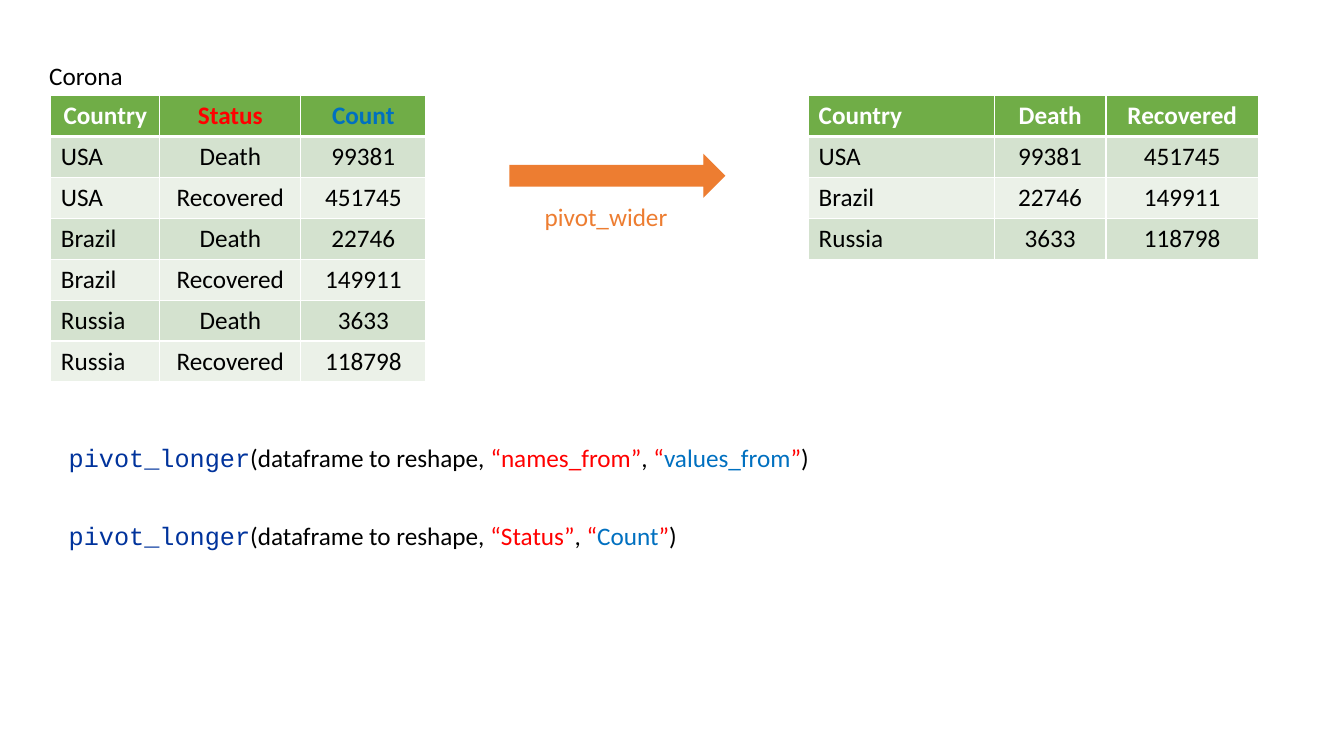
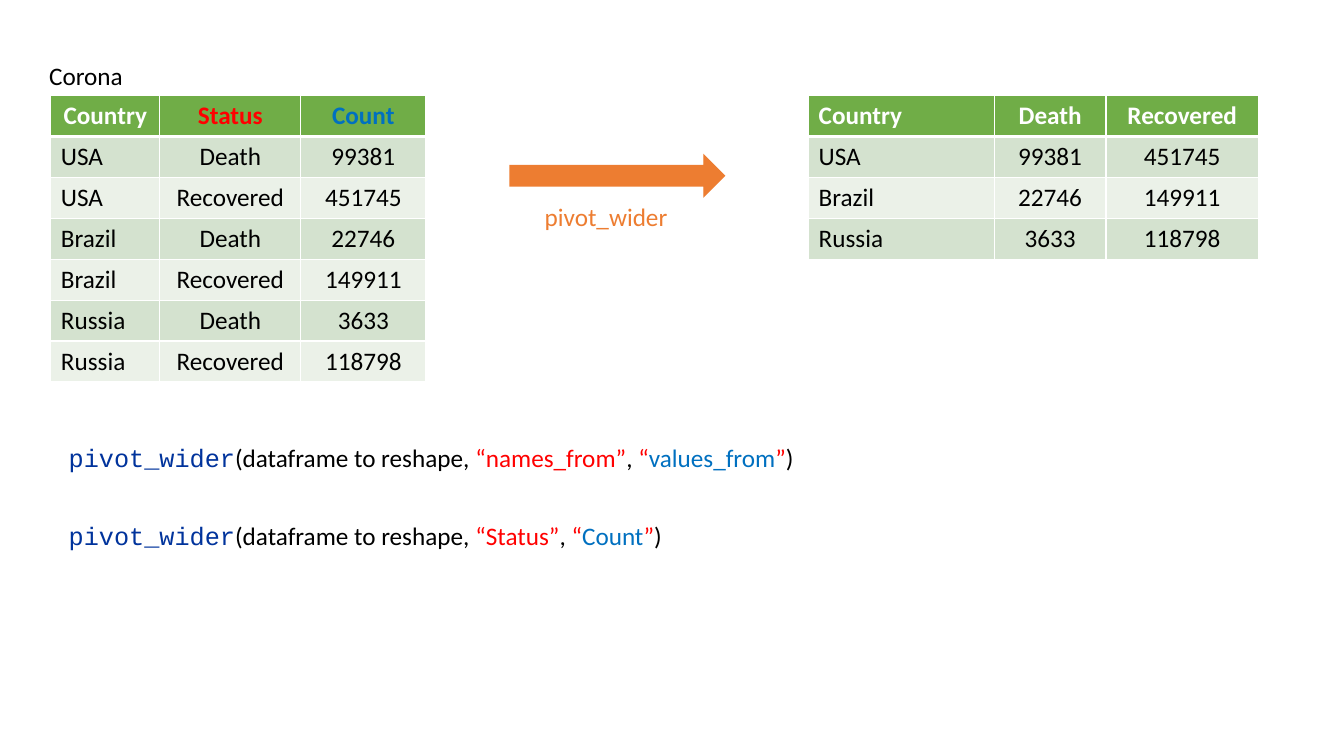
Before and after one commit to statisticsmart/Rprogramming, a slide deck: slide 9 of public/slides/tidyr.pptx. Drawn at 1344x756 pixels with LibreOffice and Linux fonts; fonts in the diff are those of the drawing. Boxes give left, top, right and bottom in pixels: in the first picture for what was removed or moved away, otherwise in the second. Text is boxed around its words. In the diff, an @@ line names an element or a change of style, - is before the commit and + after.

Commit message:
correction_pivot_wider

```diff
--- a/public/slides/tidyr.pptx
+++ b/public/slides/tidyr.pptx
@@ text at (69, 449, 793, 473): text changed @@
-pivot_longer(dataframe to reshape, “names_from”, “values_from”)
+pivot_wider(dataframe to reshape, “names_from”, “values_from”)
@@ text at (69, 526, 662, 551): text changed @@
-pivot_longer(dataframe to reshape, “Status”, “Count”)
+pivot_wider(dataframe to reshape, “Status”, “Count”)
```
Also in this commit, not shown: 10 other files.
